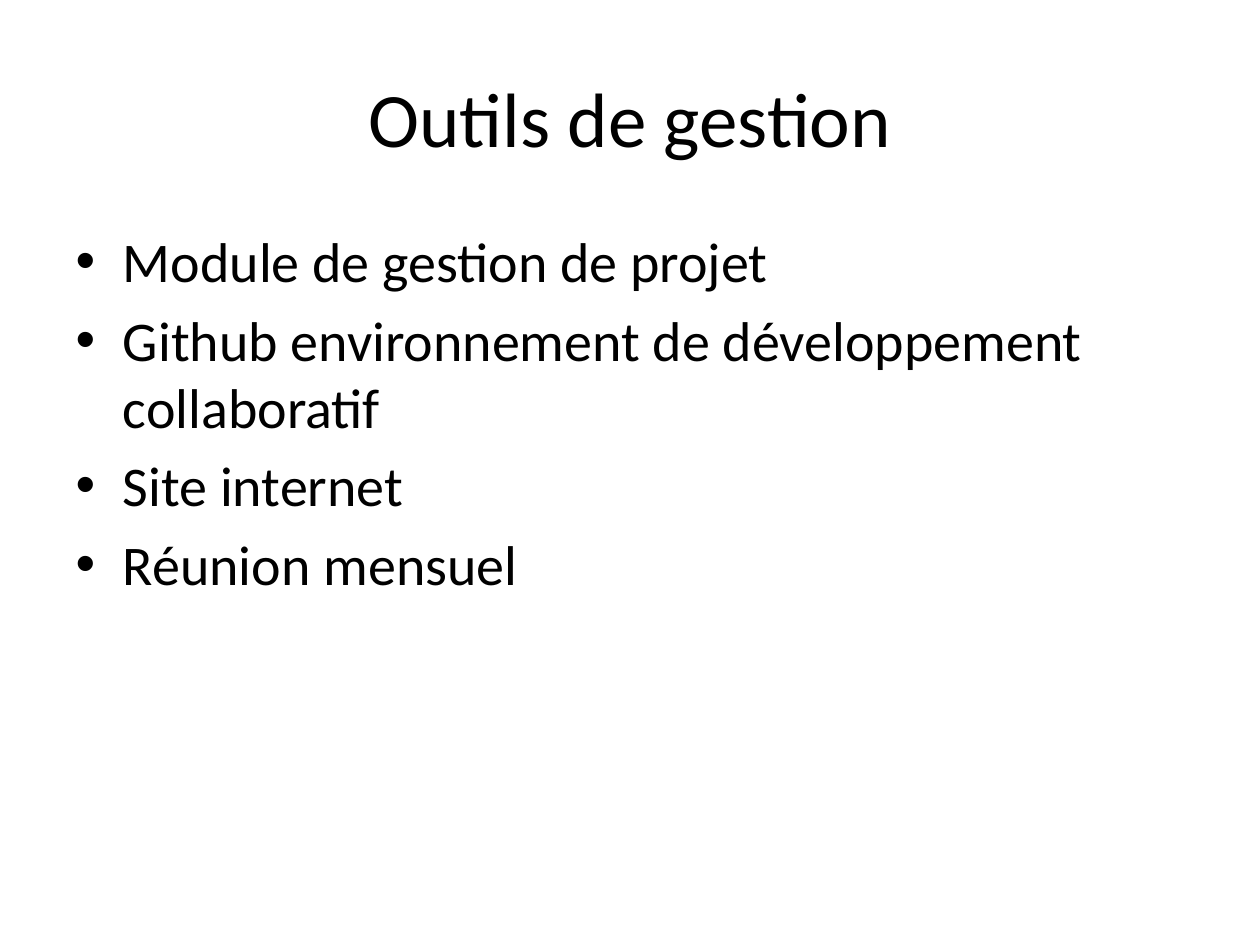
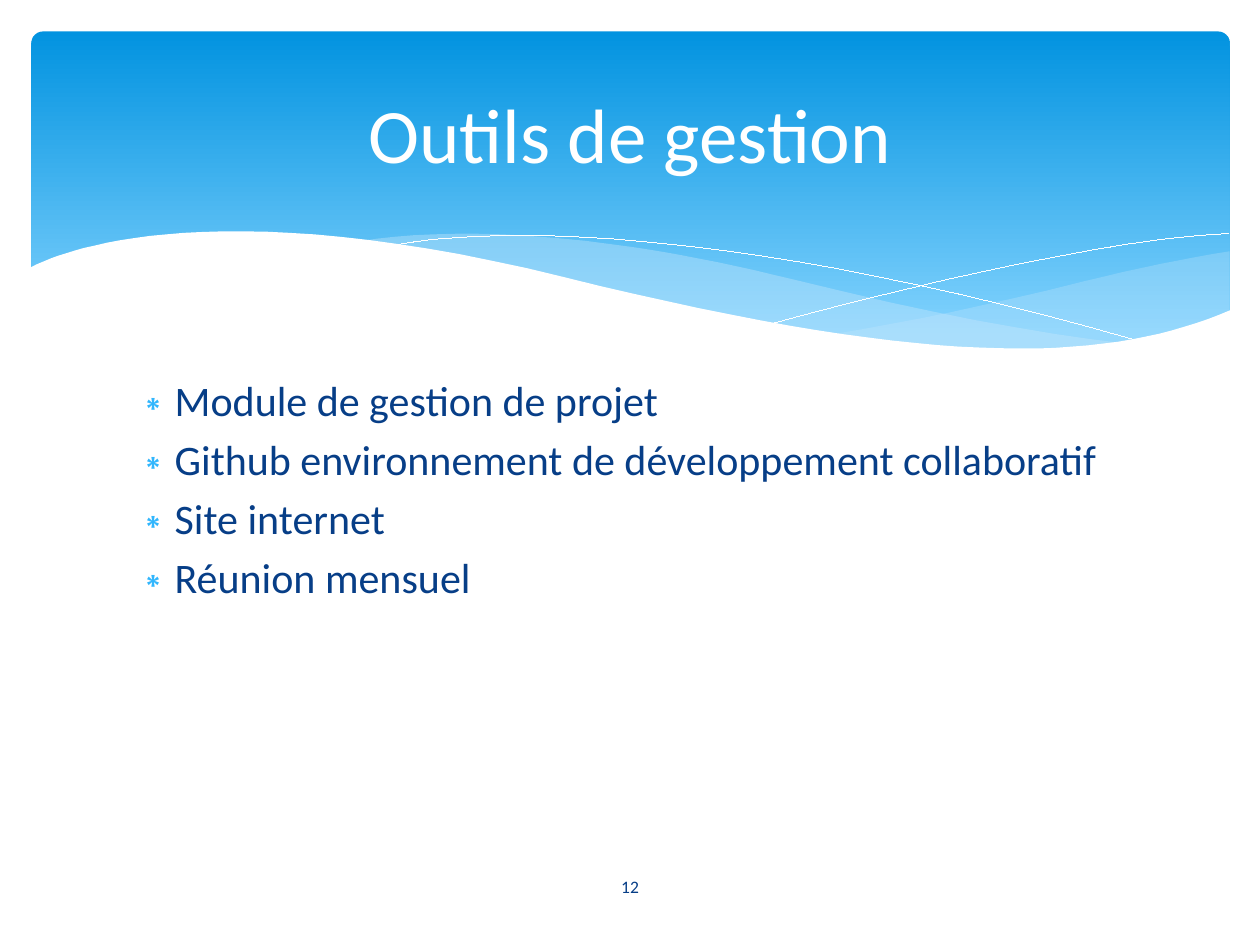
Before and after one commit to xzar/megauav2013, a slide deck: slide 12 of docs/Soutenance/PréSoutenance 0511.pptx (slide 11 before the commit). Drawn at 1260x945 pixels with LibreOffice and Linux fonts; fonts in the diff are those of the drawing. Boxes give left, top, right and bottom in pixels: in the first picture for what was removed or moved away, otherwise in the second. Text is boxed around its words. In the diff, an @@ line names an element or a change of style, - is before the commit and + after.

```diff
--- a/docs/Soutenance/PréSoutenance 0511.pptx
+++ b/docs/Soutenance/PréSoutenance 0511.pptx
@@ rounded rectangle added at [32, 32, 1230, 372], fill gradient #0293E0 to #83D3FE @@
@@ title "Outils de gestion": place and size @@
-title "Outils de gestion" at [368, 93, 891, 161]
+title "Outils de gestion" at [368, 109, 891, 177]
@@ title "Outils de gestion" at [368, 109, 891, 177]: text colour #000000 to #FFFFFF @@
@@ group added at [29, 232, 1231, 415]: 5 freeform shapes @@
@@ text "Module de gestion de projet": place and size @@
-text "Module de gestion de projet" at [123, 243, 1082, 586]
+text "Module de gestion de projet" at [175, 386, 1096, 594]
@@ text "Module de gestion de projet" at [175, 386, 1096, 594]: size 32 to 24 pt, text colour #000000 to #073E87; bullet • to ∗; less space between paragraphs @@
@@ page number added at [621, 881, 639, 893], 10 pt, text #073E87 @@
+12
```
Also in this commit, not shown: 8 other slides changed, 6 slides added, 3 slides removed.
